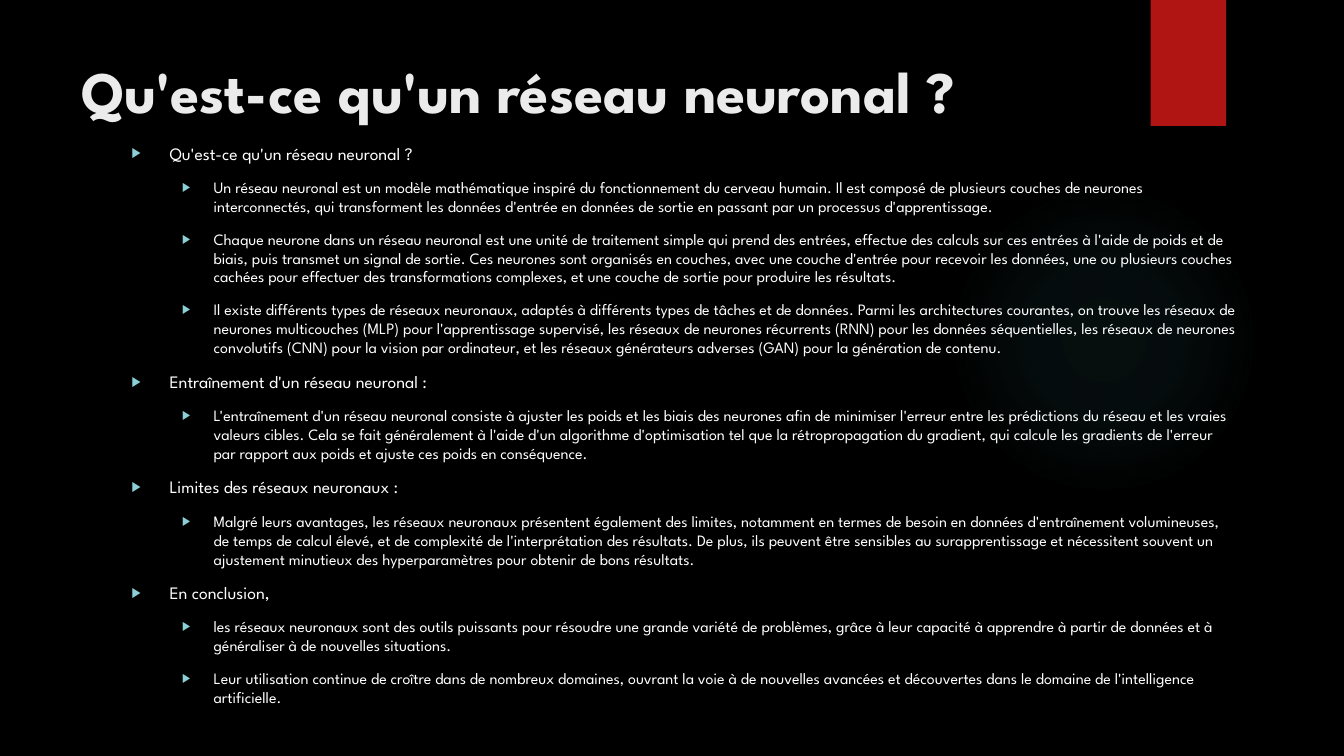
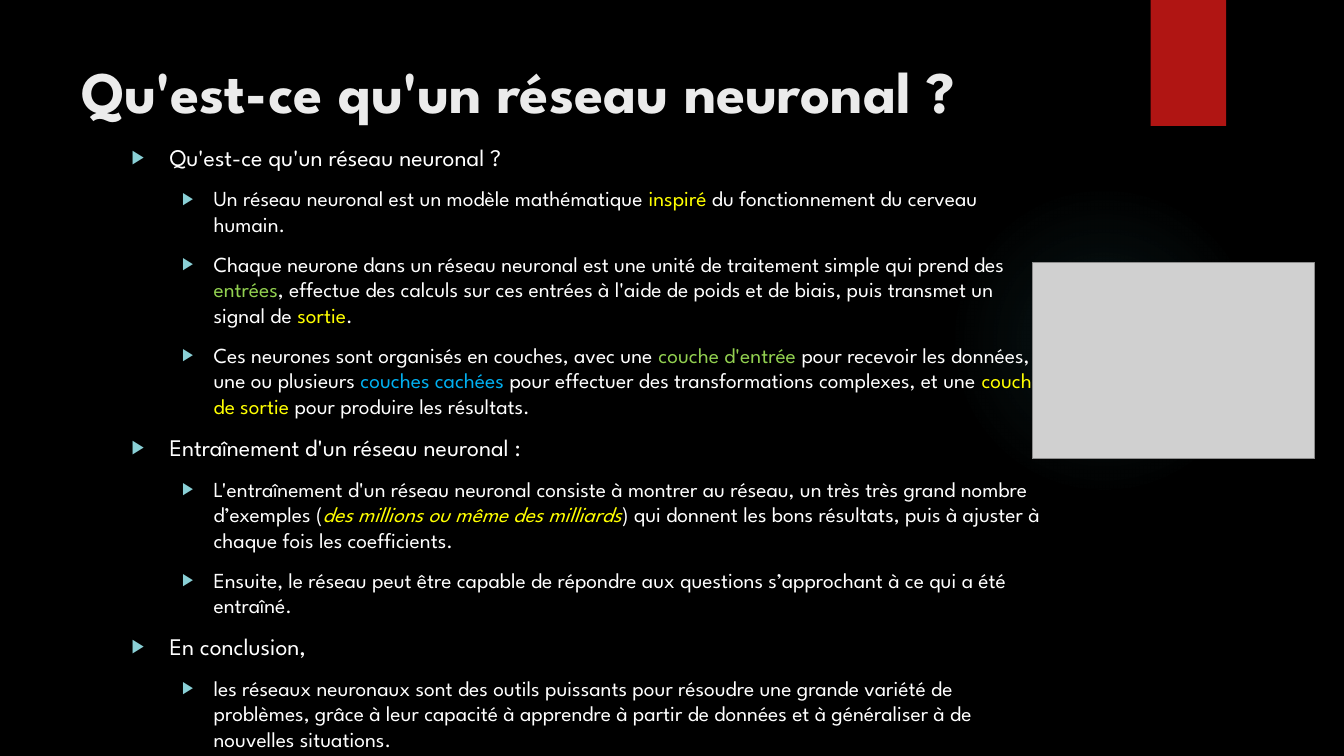
Before and after one commit to anumby-source/AnumbyMasterMind, a slide deck: slide 10 of Presentation.pptx. Drawn at 1344x756 pixels with LibreOffice and Linux fonts; fonts in the diff are those of the drawing; grey boxes stand for pictures; background and template pictures are left out. Boxes give left, top, right and bottom in pixels: in the first picture for what was removed or moved away, otherwise in the second. Text is boxed around its words. In the diff, an @@ line names an element or a change of style, - is before the commit and + after.

```diff
--- a/Presentation.pptx
+++ b/Presentation.pptx
@@ text at <box>170,149,952,701</box>: size 12.5 to 17 pt in "Qu'est-ce qu'un réseau neuronal ?", "Entraînement d'un réseau neuronal :", "En conclusion,"; size 11.2 to 15.3 pt in "les réseaux neuronaux sont des outils puissants ..." @@
@@ text at <box>214,191,1043,419</box>: text changed; size 11.2 to 15.3 pt @@
-  ▶ Un réseau neuronal est un modèle mathématique inspiré du fonctionnement du cerveau humain. Il est composé de plusieurs couches de neurones interconnectés, qui transforment les données d'entrée en données de sortie en passant par un processus d'apprentissage.
-  ▶ Chaque neurone dans un réseau neuronal est une unité de traitement simple qui prend des entrées, effectue des calculs sur ces entrées à l'aide de poids et de biais, puis transmet un signal de sortie. Ces neurones sont organisés en couches, avec une couche d'entrée pour recevoir les données, une ou plusieurs couches cachées pour effectuer des transformations complexes, et une couche de sortie pour produire les résultats.
-  ▶ Il existe différents types de réseaux neuronaux, adaptés à différents types de tâches et de données. Parmi les architectures courantes, on trouve les réseaux de neurones multicouches (MLP) pour l'apprentissage supervisé, les réseaux de neurones récurrents (RNN) pour les données séquentielles, les réseaux de neurones convolutifs (CNN) pour la vision par ordinateur, et les réseaux générateurs adverses (GAN) pour la génération de contenu.
+  ▶ Un réseau neuronal est un modèle mathématique inspiré du fonctionnement du cerveau humain.
+  ▶ Chaque neurone dans un réseau neuronal est une unité de traitement simple qui prend des entrées, effectue des calculs sur ces entrées à l'aide de poids et de biais, puis transmet un signal de sortie.
+  ▶ Ces neurones sont organisés en couches, avec une couche d'entrée pour recevoir les données, une ou plusieurs couches cachées pour effectuer des transformations complexes, et une couche de sortie pour produire les résultats.
@@ picture added at <box>1032,262,1315,459</box> @@
@@ text at <box>214,482,1039,614</box>: text changed; size 11.2 to 15.3 pt @@
-  ▶ L'entraînement d'un réseau neuronal consiste à ajuster les poids et les biais des neurones afin de minimiser l'erreur entre les prédictions du réseau et les vraies valeurs cibles. Cela se fait généralement à l'aide d'un algorithme d'optimisation tel que la rétropropagation du gradient, qui calcule les gradients de l'erreur par rapport aux poids et ajuste ces poids en conséquence.
-▶ Limites des réseaux neuronaux :
-  ▶ Malgré leurs avantages, les réseaux neuronaux présentent également des limites, notamment en termes de besoin en données d'entraînement volumineuses, de temps de calcul élevé, et de complexité de l'interprétation des résultats. De plus, ils peuvent être sensibles au surapprentissage et nécessitent souvent un ajustement minutieux des hyperparamètres pour obtenir de bons résultats.
+  ▶ L'entraînement d'un réseau neuronal consiste à montrer au réseau, un très très grand nombre d’exemples (des millions ou même des milliards) qui donnent les bons résultats, puis à ajuster à chaque fois les coefficients.
+  ▶ Ensuite, le réseau peut être capable de répondre aux questions s’approchant à ce qui a été entraîné.
@@ text at <box>214,673,1194,688</box>: paragraph removed @@
-  ▶ Leur utilisation continue de croître dans de nombreux domaines, ouvrant la voie à de nouvelles avancées et découvertes dans le domaine de l'intelligence artificielle.
```
Also in this commit, not shown: 1 other slide changed, 2 other files.
